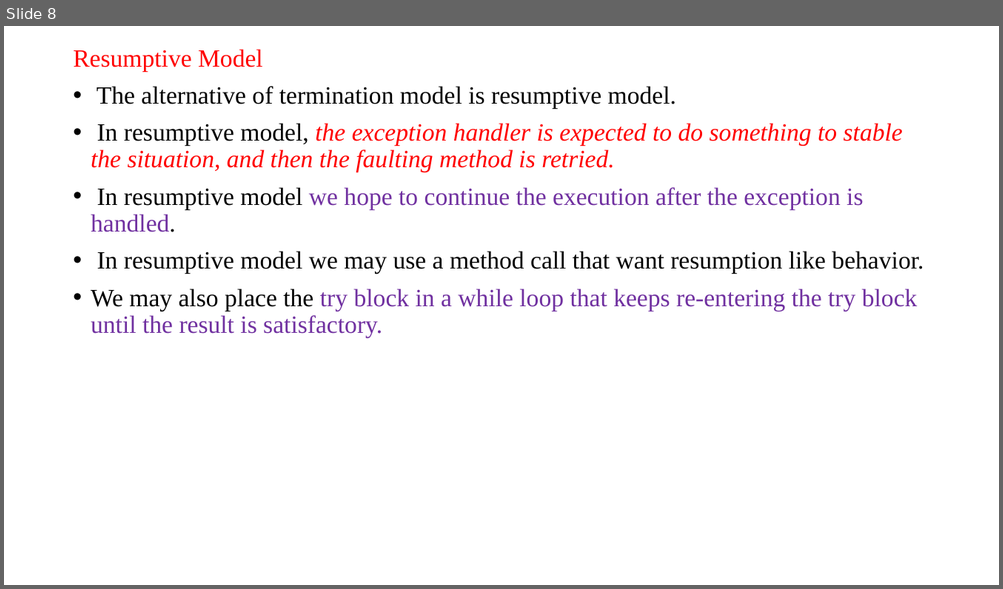
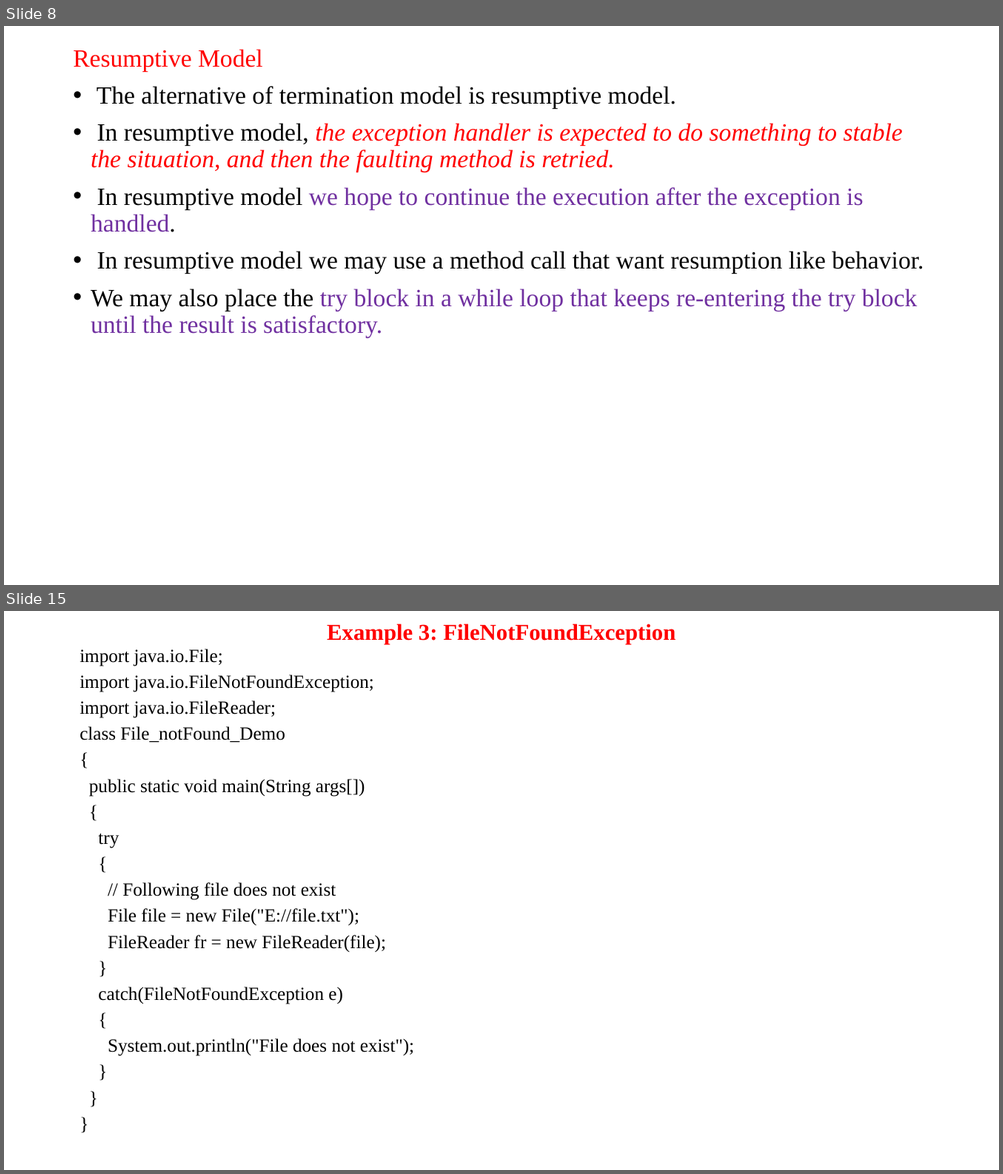
Before and after one commit to anvesh1987/Java-Programs-CSE-G, a slide deck: UNIT–III.ppt. Shown one above the other, each under a label of ours: slide 8 before the commit, slides 8 and 15 after it; the slides between them are not shown. The pictures are 1003x589 and 1003x1174 pixels, drawn with LibreOffice and Linux fonts; fonts in the diff are those of the drawing. Boxes give left, top, right and bottom in pixels: in the first picture for what was removed or moved away, otherwise in the second. Text is boxed around its words. In the diff, an @@ line names an element or a change of style, - is before the commit and + after.

```diff
--- a/UNIT–III.ppt
+++ b/UNIT–III.ppt
@@ slide 15 added at <box>4,611,999,1170</box>, background #FFFFFF @@
@@ title added at <box>327,624,675,644</box>, 22 pt, text #FF0000, bold @@
+Example 3: FileNotFoundException
@@ text added at <box>79,649,414,1056</box>, 18 pt, text #000000 @@
+import java.io.File;
+import java.io.FileNotFoundException;
+import java.io.FileReader;
+class File_notFound_Demo
+{
+public static void main(String args[])
+{
+try
+{
+// Following file does not exist
+File file = new File("E://file.txt");
+FileReader fr = new FileReader(file);
+}
+catch(FileNotFoundException e)
+{
+System.out.println("File does not exist");
+}
+}
+}
```
Also in this commit, not shown: 7 other slides added.
